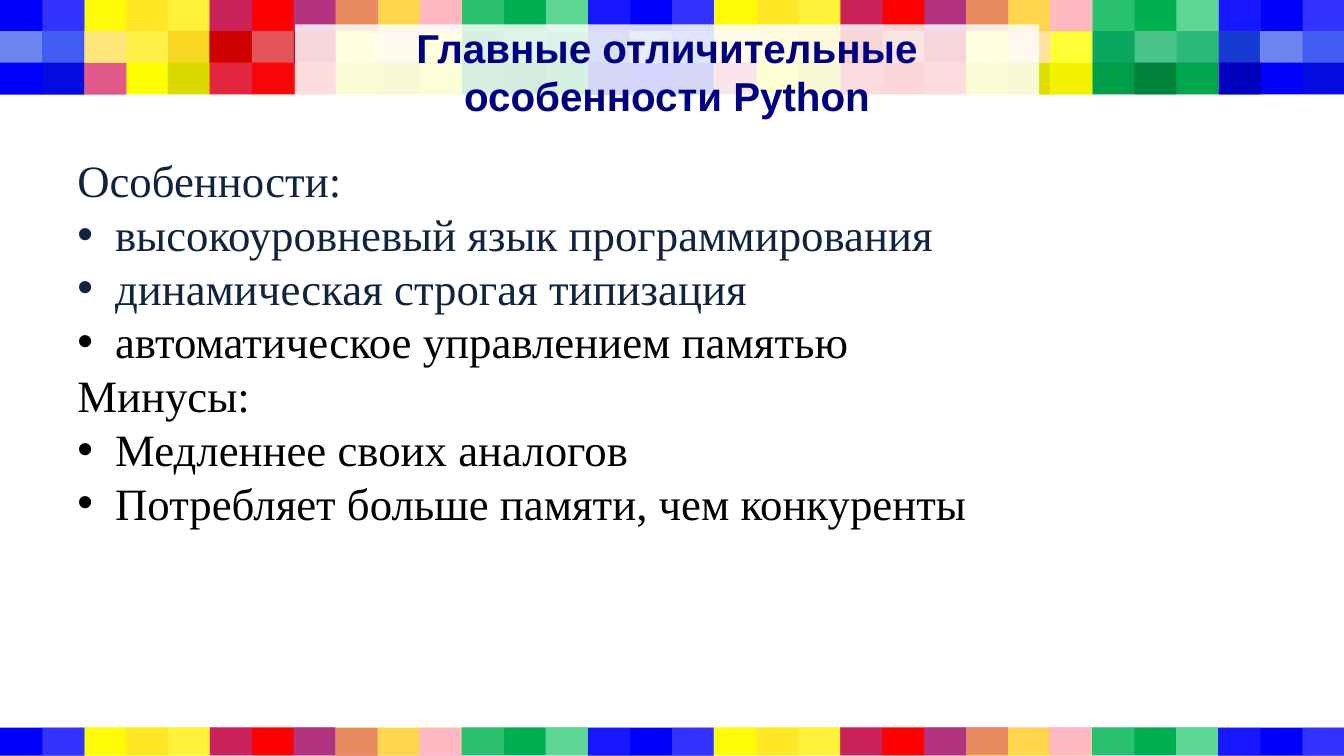
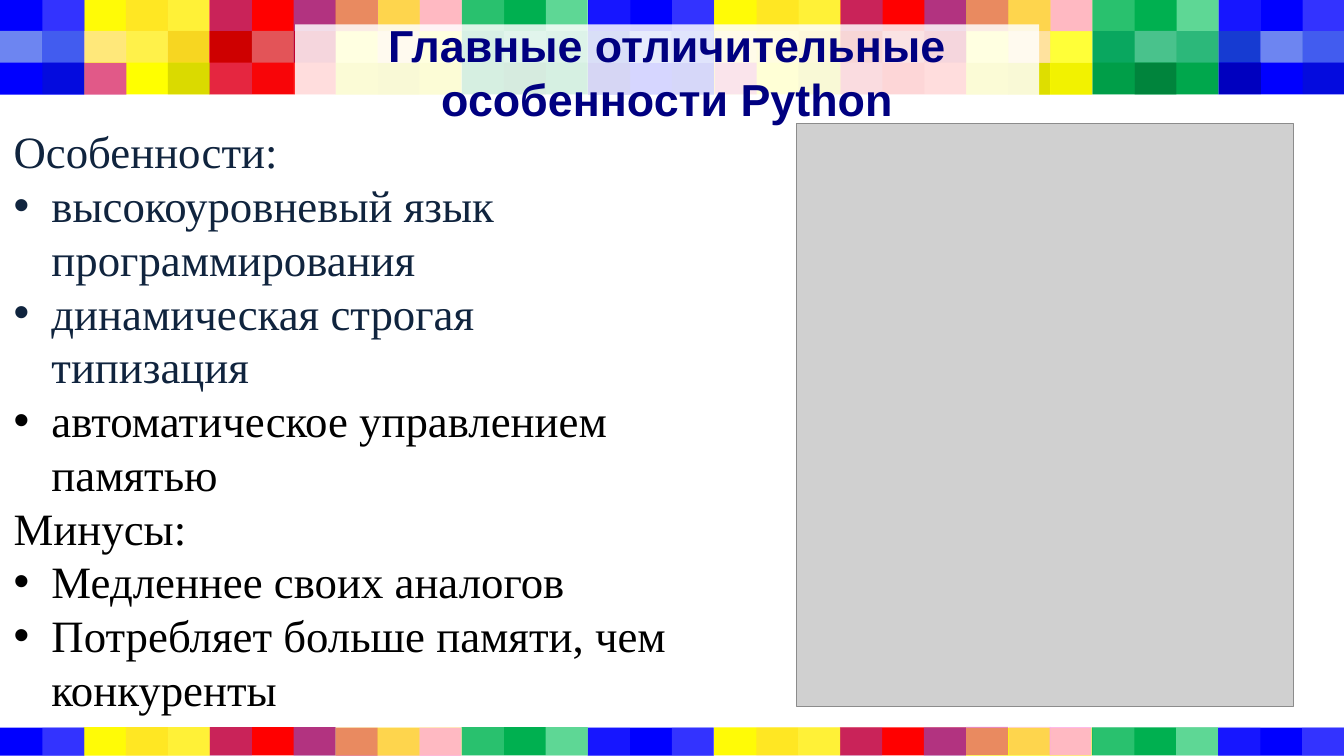
Before and after one commit to Existanze54/Python-for-beginners, a slide deck: slide 4 of lections/presentations/intro.pptx. Drawn at 1344x756 pixels with LibreOffice and Linux fonts; fonts in the diff are those of the drawing; grey boxes stand for pictures. Boxes give left, top, right and bottom in pixels: in the first picture for what was removed or moved away, otherwise in the second. Text is boxed around its words. In the diff, an @@ line names an element or a change of style, - is before the commit and + after.

```diff
--- a/lections/presentations/intro.pptx
+++ b/lections/presentations/intro.pptx
@@ rectangle "Главные отличительные особенности Python" at bbox=[295, 24, 1040, 119]: size 28.8 to 32 pt; title to rectangle @@
@@ text "Особенности:": place and size @@
-text "Особенности:" at bbox=[77, 165, 966, 529]
+text "Особенности:" at bbox=[14, 136, 666, 716]
@@ text at bbox=[14, 136, 666, 716]: text colour #0F243E to #10243E in "Особенности:", "высокоуровневый язык программирования", "динамическая строгая типизация"; indent changed @@
@@ picture added at bbox=[797, 124, 1294, 707] @@
```
Also in this commit, not shown: 5 other slides changed, 1 slide added, 1 slide removed, 3 other files.
